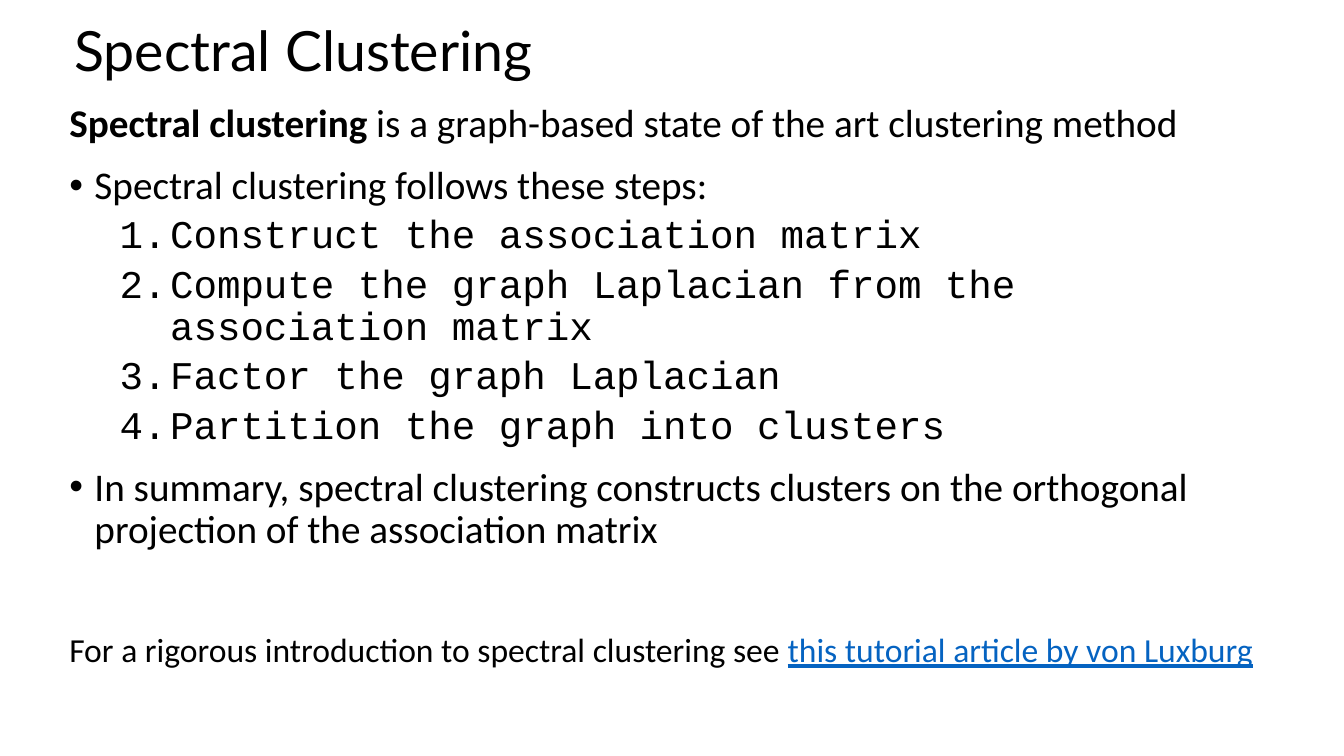
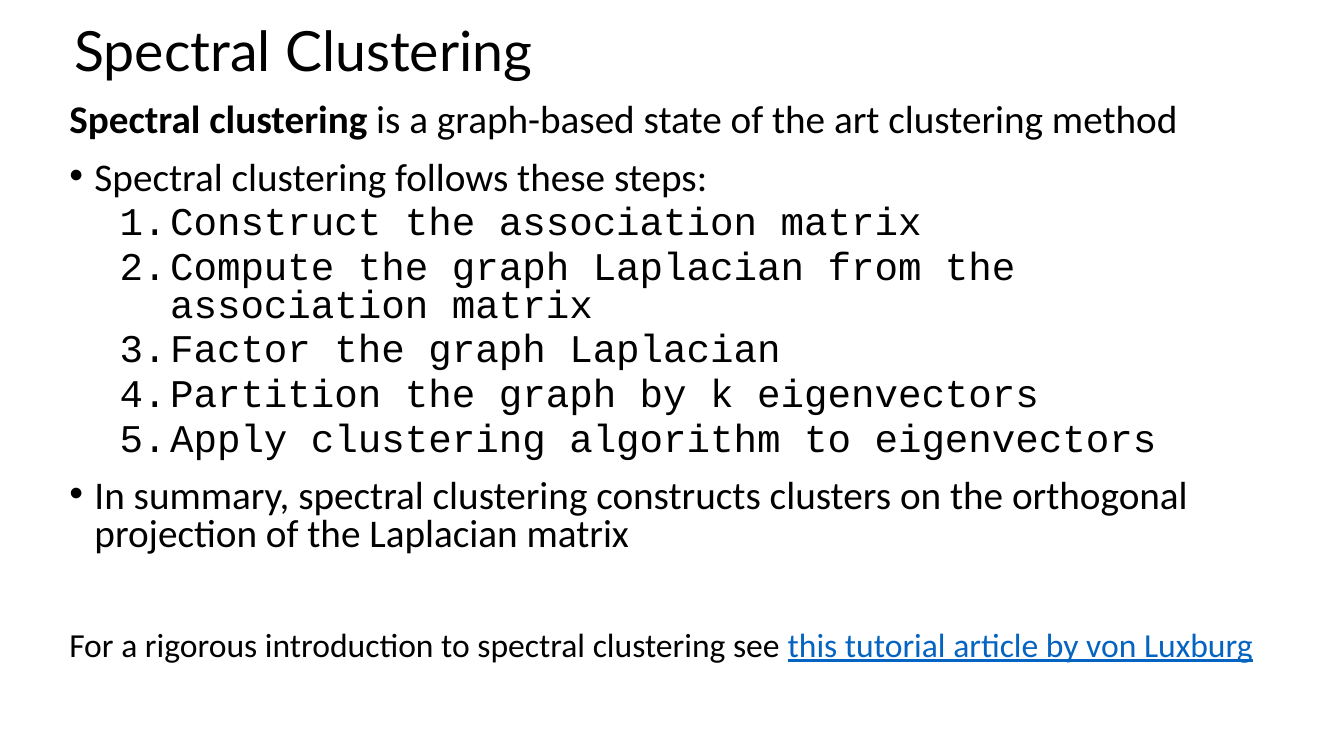
Before and after one commit to StephenElston/CSCI-E-108, a slide deck: slide 65 of slides/6_IntroductionToClustering.pptx (slide 55 before the commit). Drawn at 1344x756 pixels with LibreOffice and Linux fonts; fonts in the diff are those of the drawing. Boxes give left, top, right and bottom in pixels: in the first picture for what was removed or moved away, otherwise in the second. Text is boxed around its words. In the diff, an @@ line names an element or a change of style, - is before the commit and + after.

```diff
--- a/slides/6_IntroductionToClustering.pptx
+++ b/slides/6_IntroductionToClustering.pptx
@@ text at (69,105,1253,663): line spacing 0.9 to 0.8 @@
@@ text at (94,379,1188,554): text changed @@
-  4. Partition the graph into clusters
-• In summary, spectral clustering constructs clusters on the orthogonal projection of the association matrix
+  4. Partition the graph by k eigenvectors
+  5. Apply clustering algorithm to eigenvectors
+• In summary, spectral clustering constructs clusters on the orthogonal projection of the Laplacian matrix
```
Also in this commit, not shown: 11 other slides changed.
